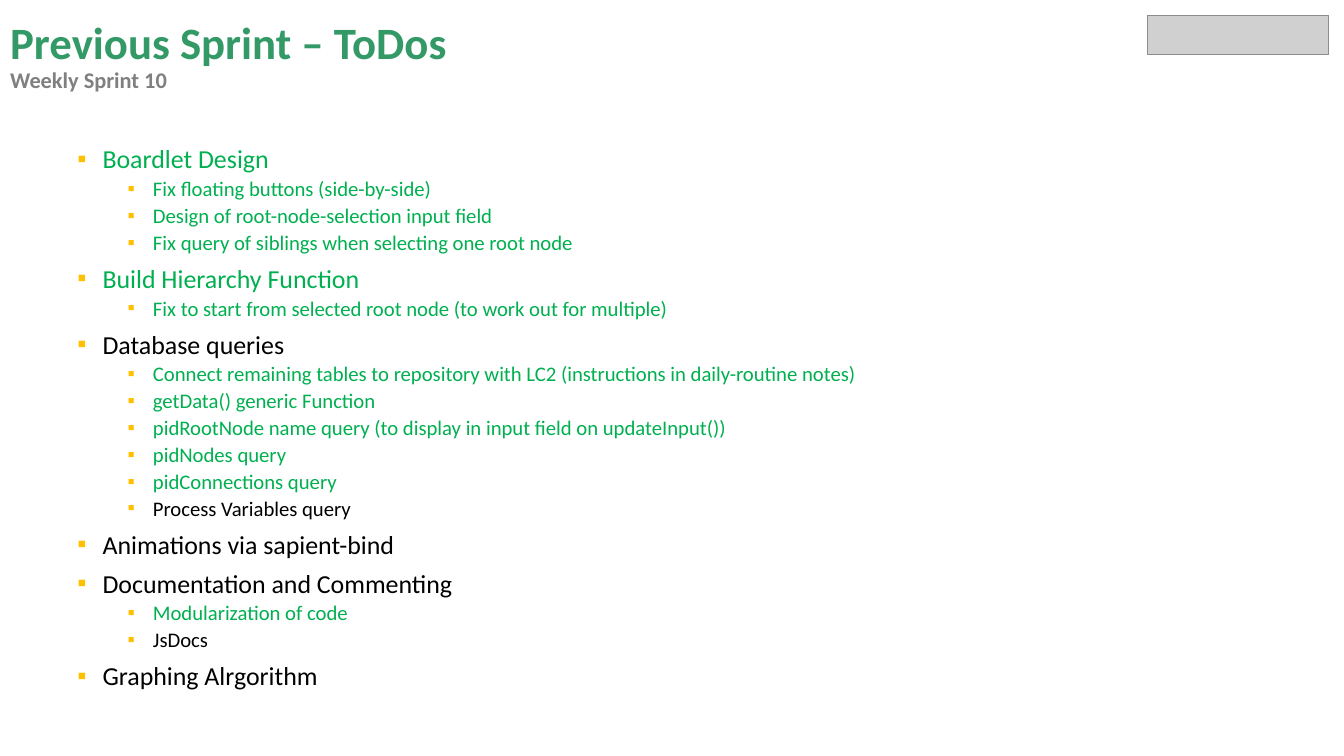
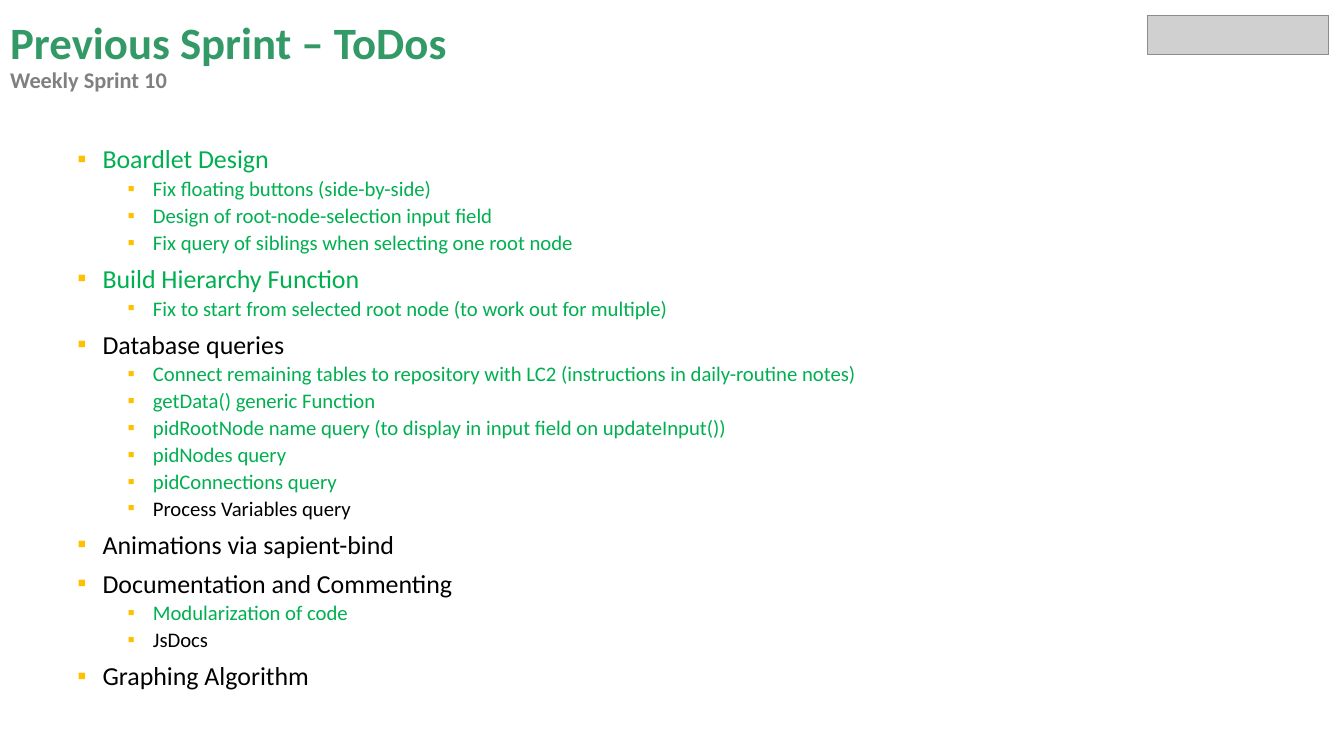
Before and after one commit to miguelrk/tum-mw-bachelorarbeit, a slide deck: slide 16 of 3 Entwicklungsphase/weekly_meeting_13.pptx (slide 20 before the commit). Drawn at 1344x756 pixels with LibreOffice and Linux fonts; fonts in the diff are those of the drawing; grey boxes stand for pictures. Boxes give left, top, right and bottom in pixels: in the first picture for what was removed or moved away, otherwise in the second. Text is boxed around its words. In the diff, an @@ line names an element or a change of style, - is before the commit and + after.

```diff
--- a/3 Entwicklungsphase/weekly_meeting_13.pptx
+++ b/3 Entwicklungsphase/weekly_meeting_13.pptx
@@ text at (x1=103, y1=667, x2=308, y2=690): text changed @@
-▪ Graphing Alrgorithm
+▪ Graphing Algorithm
```
Also in this commit, not shown: 6 other slides changed, 1 slide added, 4 slides removed, 3 other files.
